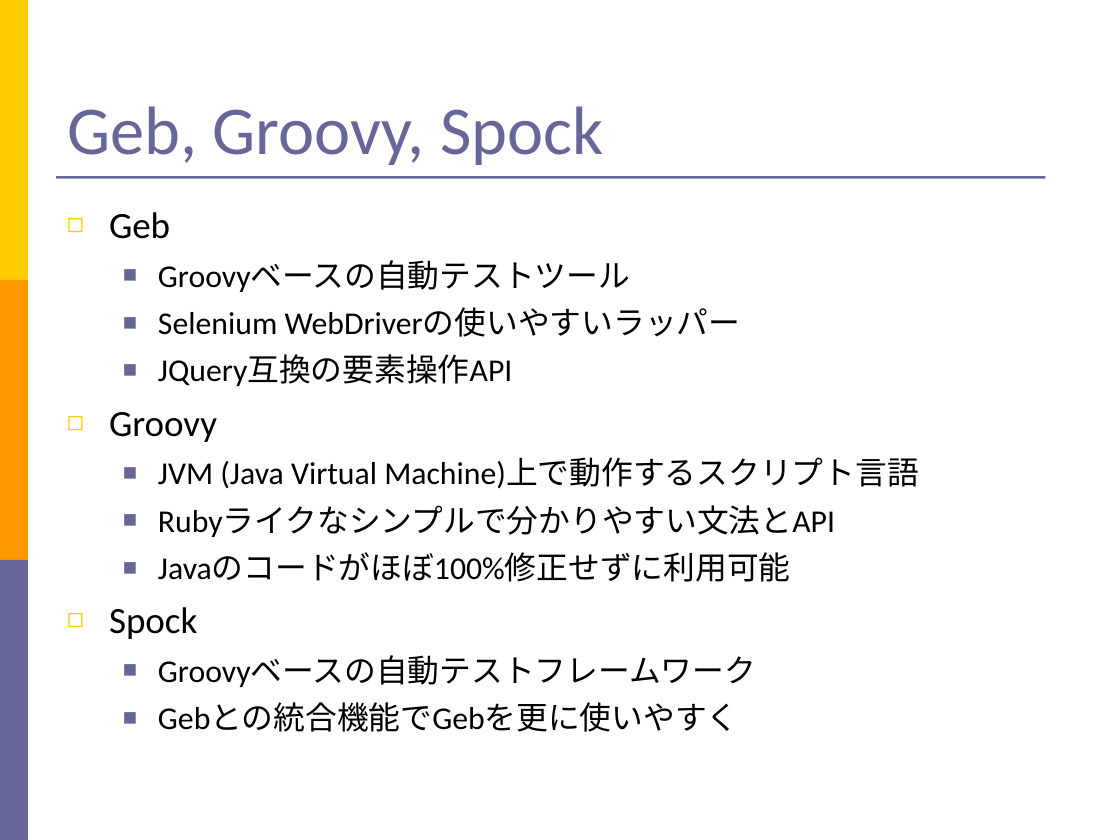
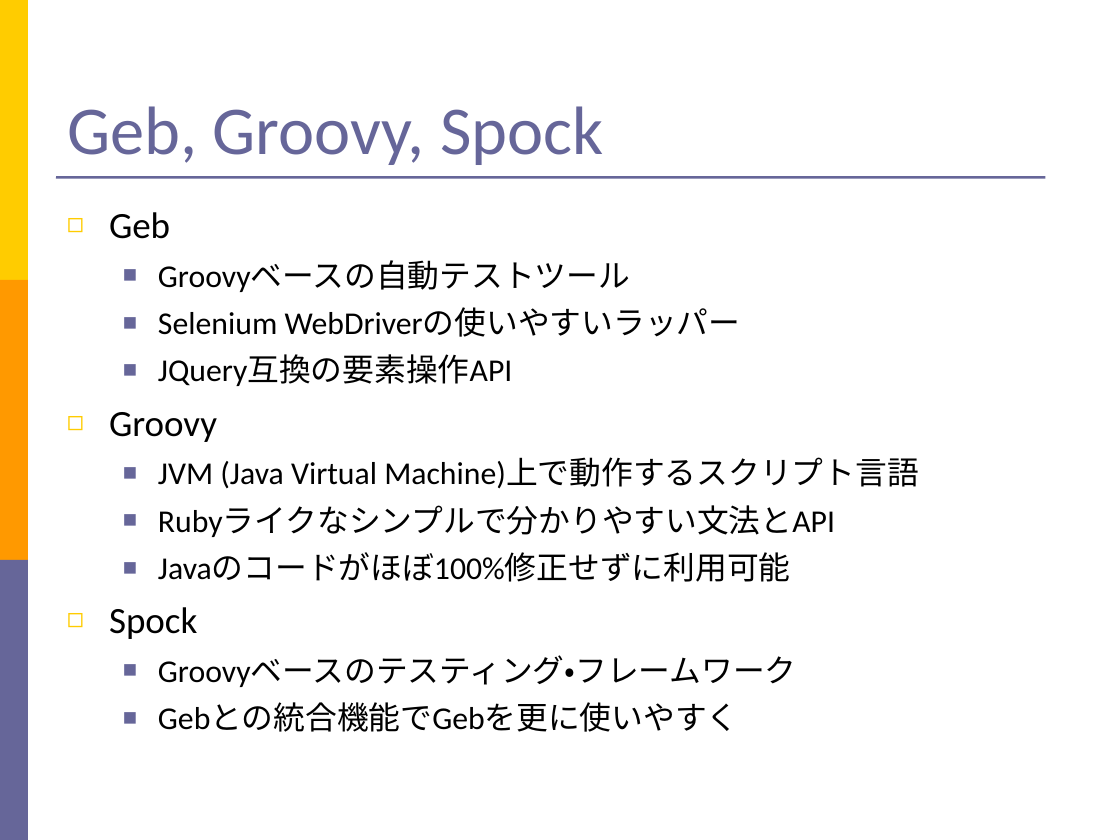
Before and after one commit to takuY-U2/STARHotel, a slide deck: slide 4 of docs/SlideGeb.ppt. Drawn at 1120x840 pixels with LibreOffice and Linux fonts; fonts in the diff are those of the drawing. Boxes give left, top, right and bottom in pixels: in the first picture for what was removed or moved away, otherwise in the second. Text is boxed around its words. In the diff, an @@ line names an element or a change of style, - is before the commit and + after.

```diff
--- a/docs/SlideGeb.ppt
+++ b/docs/SlideGeb.ppt
@@ text at (158, 655, 797, 687): text changed @@
-  ■ Groovyベースの自動テストフレームワーク
+  ■ Groovyベースのテスティング・フレームワーク
```
Also in this commit, not shown: 9 other slides changed, 1 slide added, 7 other files.
